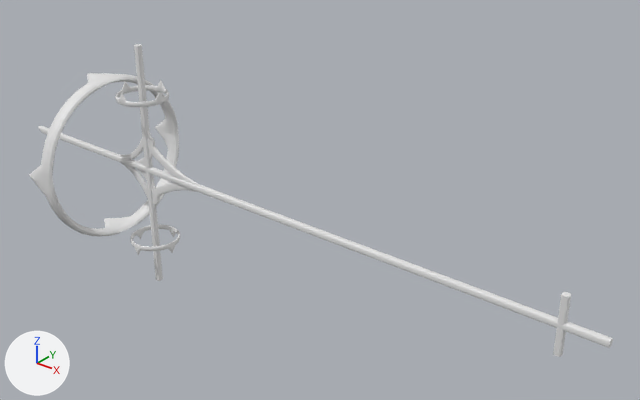
The Blender file Assets/Models/EGO/religion/apostlestaff.blend as it was, and as the next commit left it.
The view is the same before and after, from a camera (50 mm lens) standing at (5.9, -6.44, 4.39) and looking at (0.38, 0.46, 0.11). Every picture has the same lights, and +X, +Y and +Z are marked at lower left.
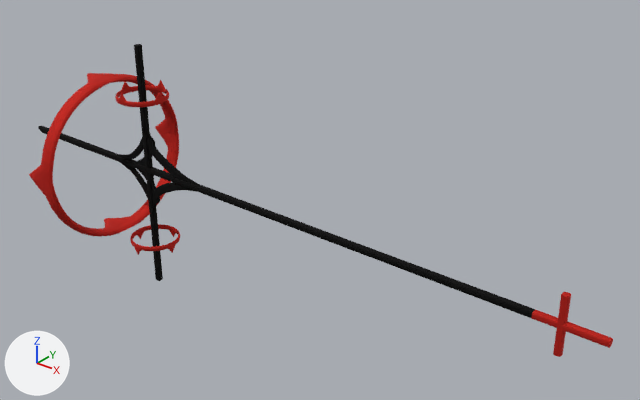
Boxes [x1, y1, x2, y2] around the edits, measured in the pictures (640 x 400 px):
'Torus', recoloured (white to red): [29, 73, 179, 237] in both
'Cube.003', recoloured (grey to black): [134, 44, 163, 281] in both
'Torus.001', recoloured (grey to red): [115, 80, 180, 255] in both
'Cube.004', recoloured (grey to black): [147, 127, 201, 211] in both
'Cube.001', recoloured (grey to red): [553, 292, 571, 357] in both
'Cube.005', recoloured (grey to black): [115, 138, 148, 198] in both
part 1 of me_cube_001, built on: [418, 267, 612, 348] in both
part 2 of me_cube_001, recoloured (white to black): [38, 126, 422, 276] in both

Edits to the bpy script that builds the scene:
```text
Add mat_redmat:
    mat_redmat = principled_material('redmat')
    mat_redmat.base_color = (0.8, 0.0303, 0.0211)  # red #e73128
    mat_redmat.metallic = 0.819
    mat_redmat.roughness = 0.799
Add mat_blackmat:
    mat_blackmat = principled_material('blackmat')
    mat_blackmat.base_color = (0.00637, 0.00637, 0.00637)  # black #131313
    mat_blackmat.metallic = 0.732
    mat_blackmat.roughness = 0.862
Change me_cube_001:
    used by ob_cube; location = (0.0, 0.0, 0.0); scale = (4.0, 0.038, 0.0379)
    remove me_cube_001.from_pydata(...)  # 93 vertices, 92 faces; spans x -1.03..0.98, y -1.0..1.0, z -1.0..1.0
    add me_cube_001.from_pydata(...)  # 141 vertices, 140 faces; spans x -1.03..0.98, y -1.0..1.0, z -1.0..1.0
    me_cube_001 part 1
    16 faces are deleted
    16 new vertices lie (0.24, 0.0, 0.0) away from vertices in x 0.5, y -1.0..1.0, z -1.0..1.0
    16 new vertices lie (-0.12, 0.0, 0.0) away from vertices in x 0.98, y -1.0..1.0, z -1.0..1.0
    16 new vertices lie (0.06, 0.0, 0.0) away from vertices in x 0.74, y -1.0..1.0, z -1.0..1.0
    32 new faces join them, mat_redmat (red #e73128)
    32 new faces join them, mat_blackmat (black #131313)
    me_cube_001 part 2: 60 faces spanning x -1.03..0.5, y -1.0..1.0, z -1.0..1.0 switch from no material to mat_blackmat (black #131313)
    add me_cube_001.materials.append(mat_redmat)  # red #e73128
Change me_cube_002:
    where me_cube_002.from_pydata(...)  # 114 vertices, 96 faces; spans x -1.0..1.0, y -1.0..1.0, z -1.0..1.0
    add me_cube_002.materials.append(mat_redmat)  # red #e73128
Change me_cube_004:
    where me_cube_004.from_pydata(...)  # 114 vertices, 96 faces; spans x -1.0..1.0, y -1.0..1.0, z -1.0..1.0
    add me_cube_004.materials.append(mat_blackmat)  # black #131313
Change me_cube_005:
    where me_cube_005.from_pydata(...)  # 338 vertices, 336 faces; spans x -1.11..1.33, y -0.68..0.68, z -1.0..5.37
    add me_cube_005.materials.append(mat_blackmat)  # black #131313
Change me_cube_006:
    where me_cube_006.from_pydata(...)  # 194 vertices, 192 faces; spans x -1.01..0.84, y -0.59..0.59, z -1.74..4.23
    add me_cube_006.materials.append(mat_blackmat)  # black #131313
Change me_torus:
    where me_torus.from_pydata(...)  # 672 vertices, 672 faces; spans x -2.0..2.0, y -2.0..2.0, z -0.22..0.22
    add me_torus.materials.append(mat_redmat)  # red #e73128
Change me_torus_002:
    where me_torus_002.from_pydata(...)  # 672 vertices, 672 faces; spans x -2.0..2.0, y -2.0..2.0, z -0.22..0.22
    add me_torus_002.materials.append(mat_redmat)  # red #e73128
```
